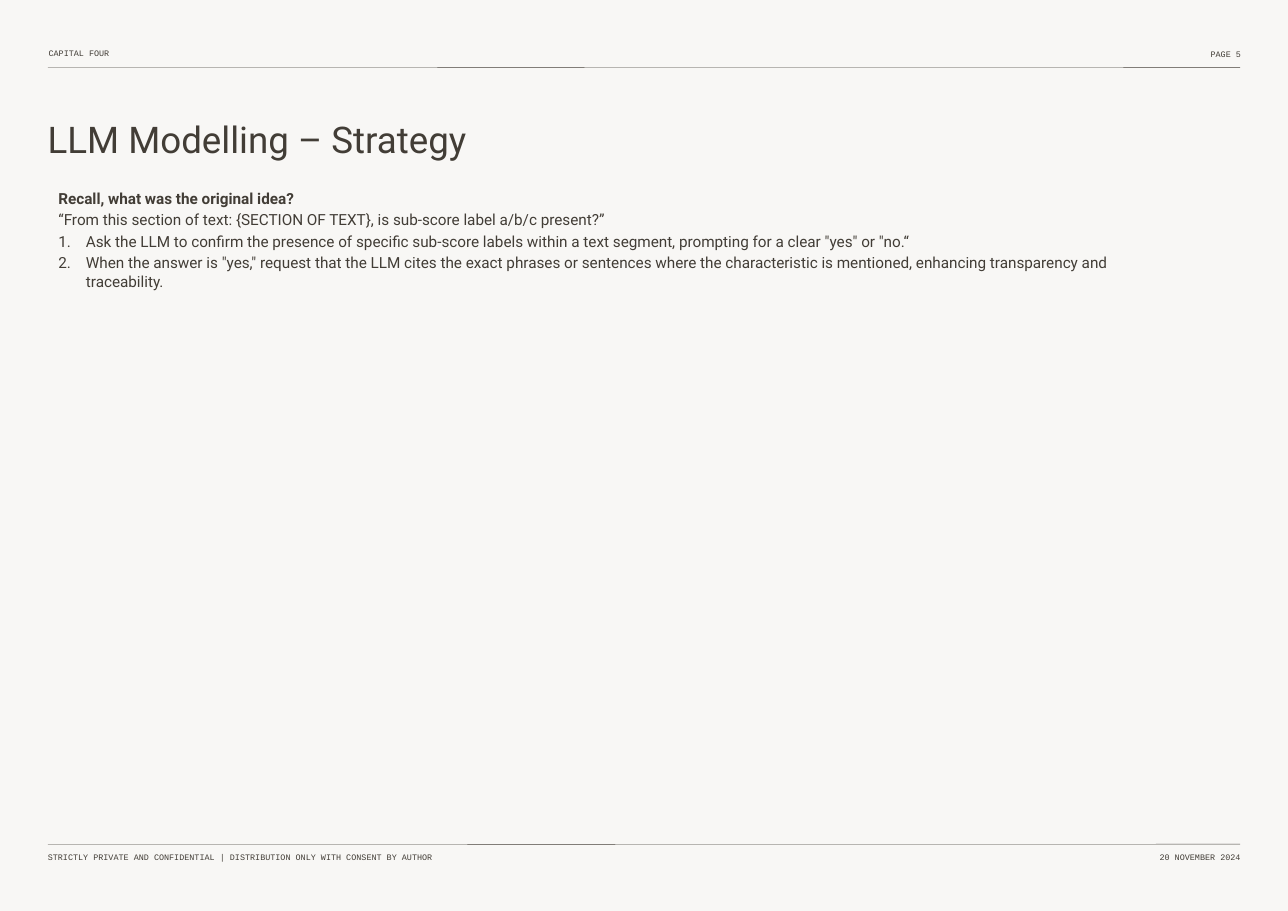
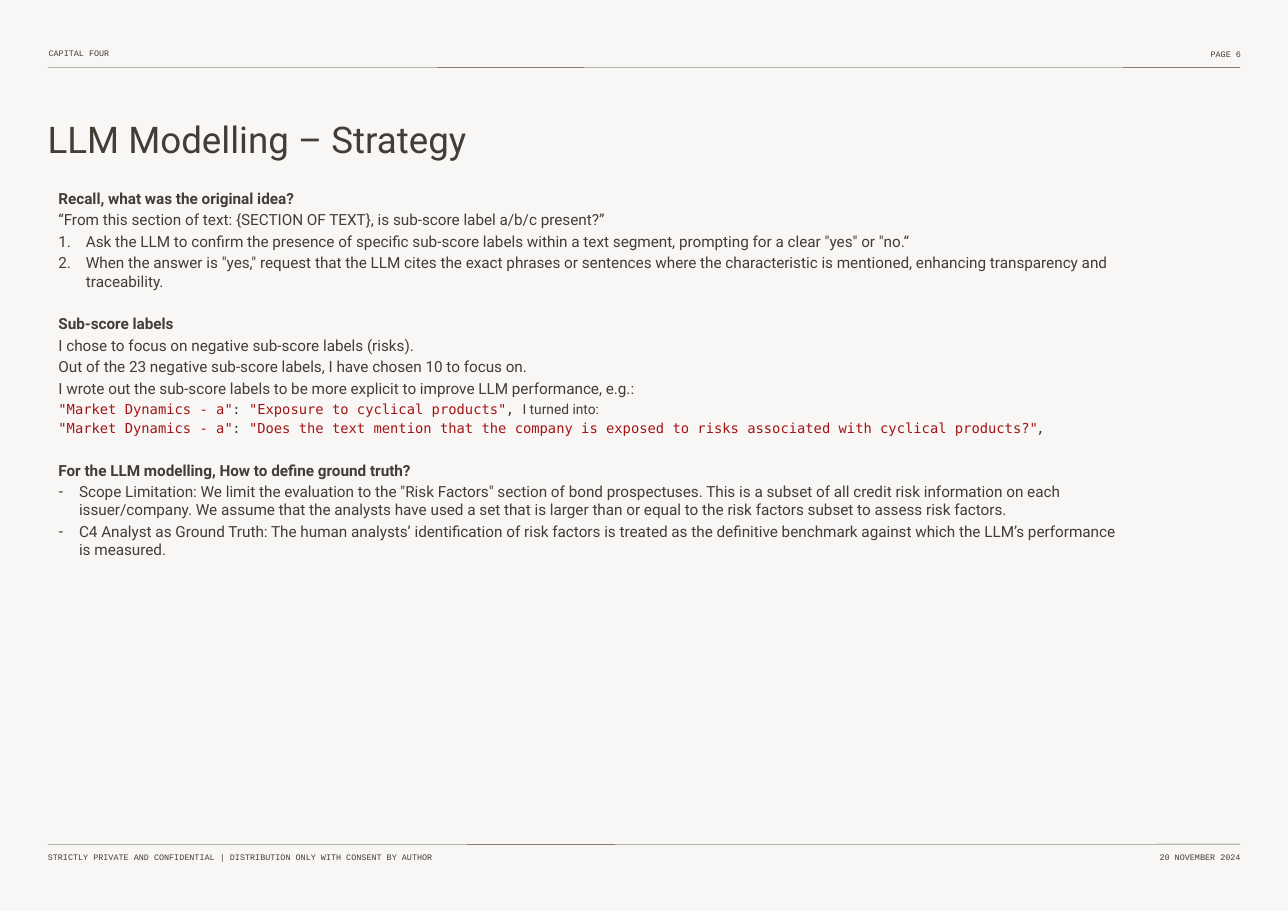
Before and after one commit to pierrehogenhaug/mester, a slide deck: slide 7 of _non_code_env_related/non_code_material/meeting_material/Thesis-Intro-Nov-2024.pptx (slide 6 before the commit). Drawn at 1288x911 pixels with LibreOffice and Linux fonts; fonts in the diff are those of the drawing. Boxes give left, top, right and bottom in pixels: in the first picture for what was removed or moved away, otherwise in the second. Text is boxed around its words. In the diff, an @@ line names an element or a change of style, - is before the commit and + after.

Commit message:
presentation latest changes

```diff
--- a/_non_code_env_related/non_code_material/meeting_material/Thesis-Intro-Nov-2024.pptx
+++ b/_non_code_env_related/non_code_material/meeting_material/Thesis-Intro-Nov-2024.pptx
@@ text at [58, 317, 1115, 555]: paragraphs added @@
+Sub-score labels
+I chose to focus on negative sub-score labels (risks).
+Out of the 23 negative sub-score labels, I have chosen 10 to focus on.
+I wrote out the sub-score labels to be more explicit to improve LLM performance, e.g.:
+"Market Dynamics - a": "Exposure to cyclical products", I turned into:
+"Market Dynamics - a": "Does the text mention that the company is exposed to risks associated with cyclical products?",
+For the LLM modelling, How to define ground truth?
+– Scope Limitation: We limit the evaluation to the "Risk Factors" section of bond prospectuses. This is a subset of all credit risk information on each issuer/company. We assume that the analysts have used a set that is larger than or equal to the risk factors subset to assess risk factors.
+– C4 Analyst as Ground Truth: The human analysts’ identification of risk factors is treated as the definitive benchmark against which the LLM’s performance is measured.
```
Also in this commit, not shown: 2 other slides changed, 2 slides added.
